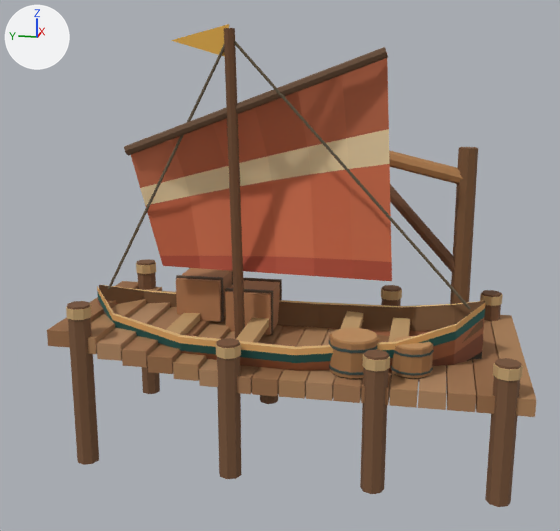
One commit to the glTF model docs/realm/wildhaven/assets/saltwick-harbor.glb: the scene before it, then after it.
Before and after are seen from a 50 mm lens placed at (-7.39, -1.44, 2.9), pointed at (0.21, 0.08, 1.0). Every picture has the same lights, and +X, +Y and +Z are marked at upper left. The older version comes first.

Names of what the first picture shows: 'Fish quay', 'Ochre lugger'.
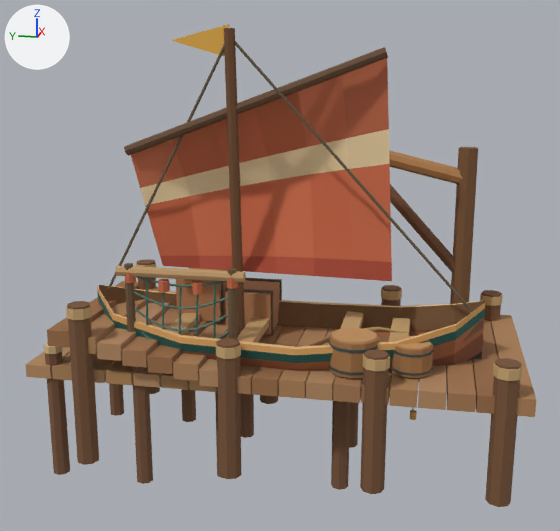
What differs and where, as boxes [x1, y1, x2, y2] in the pictures (560 x 531 px):
'fishingpier', added (brown): after [25, 263, 359, 490]
'tool_fishingrod', added: after [309, 327, 417, 420]

Edits to the bpy script that builds the scene:
```text
Add me_tool_fishingrod:
    me_tool_fishingrod.from_pydata(...)  # 70 vertices, 116 faces; spans x -0.022..0.059, y -1.362..0.015, z -0.49..0.468
    me_tool_fishingrod.materials.append(mat_harbor_paint)
Add me_fishingpier:
    me_fishingpier.from_pydata(...)  # 846 vertices, 1420 faces; spans x -0.82..0.82, y -0.91..2.43, z -1.05..1.12
    me_fishingpier.materials.append(mat_harbor_paint)
Add ob_tool_fishingrod:
    ob_tool_fishingrod = bpy.data.objects.new('tool_fishingrod', me_tool_fishingrod)
    ob_tool_fishingrod.location = (0.0, 0.0, 0.0)
Add ob_fishingpier:
    ob_fishingpier = bpy.data.objects.new('fishingpier', me_fishingpier)
    ob_fishingpier.location = (0.0, 0.0, 0.0)
```
